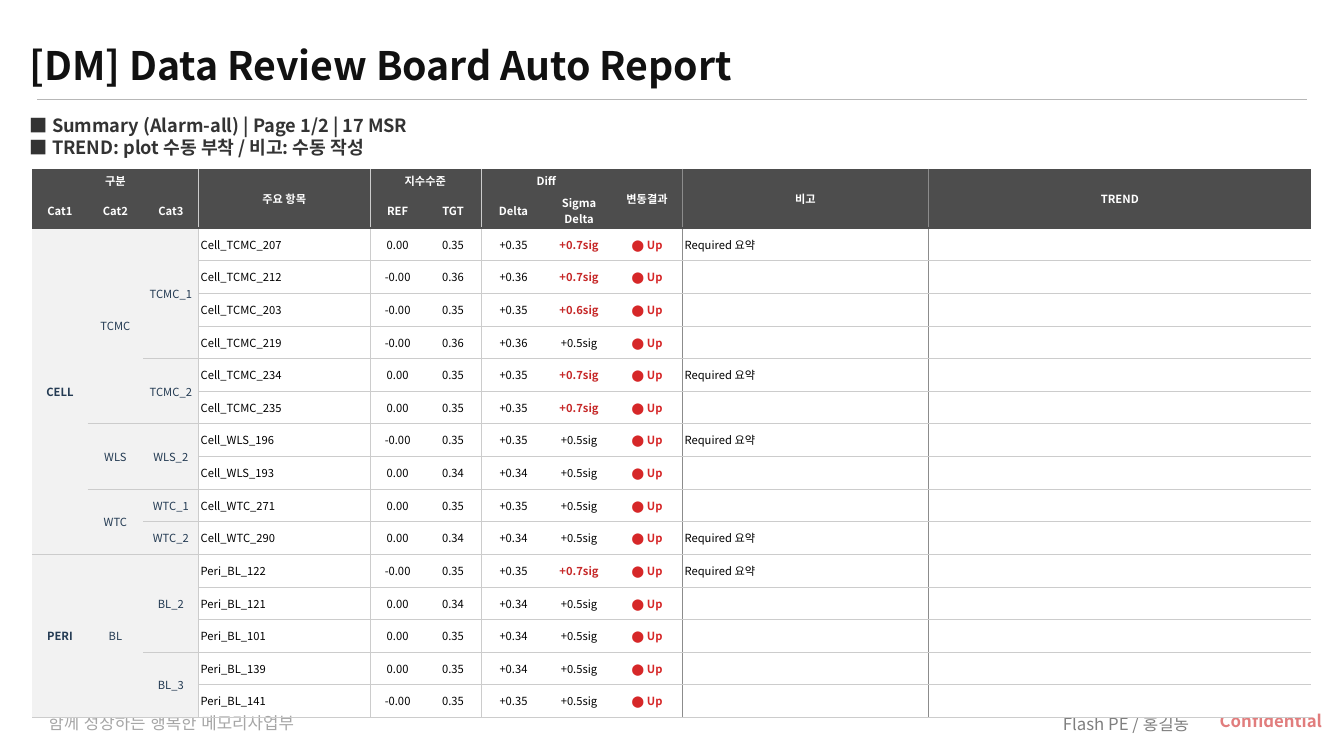
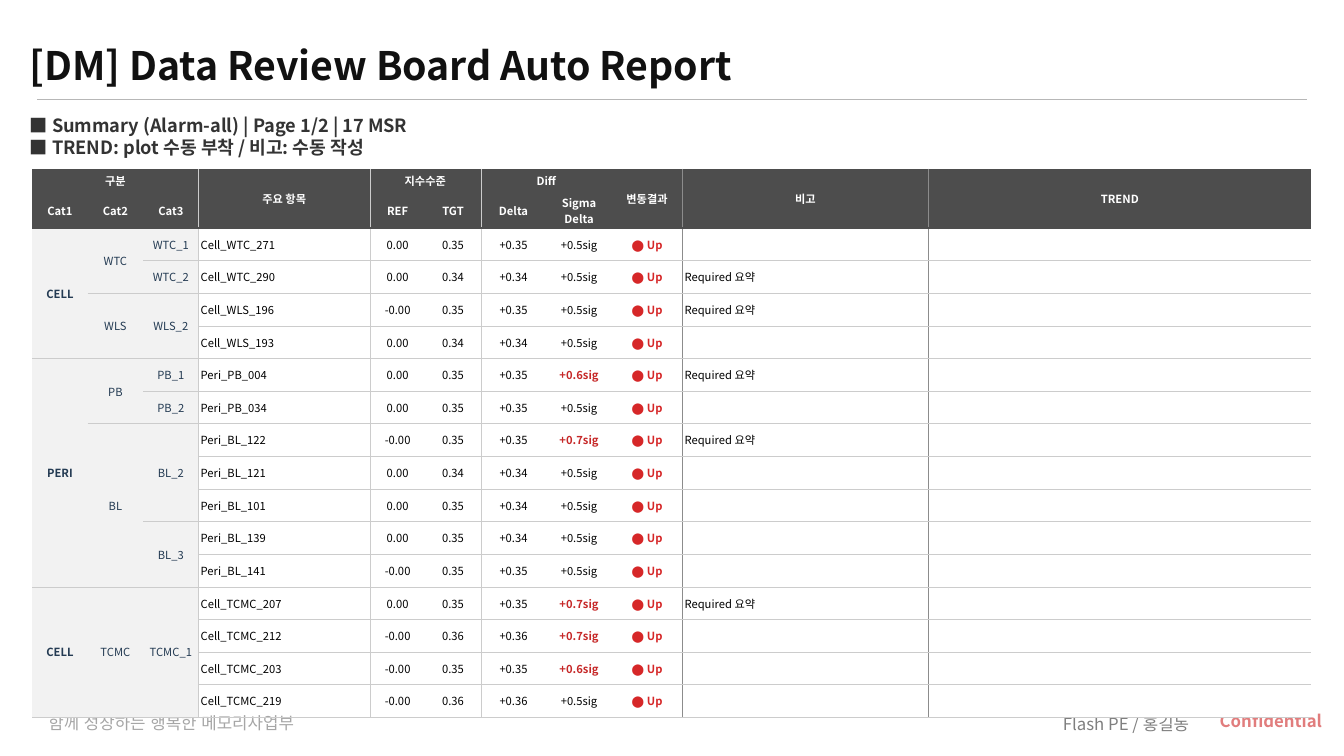
Before and after one commit to parktj4264/DRB-Code, a slide deck: slide 4 of output/sigma_summary_latest.pptx. Drawn at 1344x756 pixels with LibreOffice and Linux fonts; fonts in the diff are those of the drawing; background and template pictures are left out. Boxes give left, top, right and bottom in pixels: in the first picture for what was removed or moved away, otherwise in the second. Text is boxed around its words. In the diff, an @@ line names an element or a change of style, - is before the commit and + after.

```diff
--- a/output/sigma_summary_latest.pptx
+++ b/output/sigma_summary_latest.pptx
@@ table at [32,169,1312,712] @@
+row 3: CELL | WTC | WTC_1 | Cell_WTC_271 | 0.00 | 0.35 | +0.35 | +0.5sig | ⬤ Up |  | 
+row 4:  |  | WTC_2 | Cell_WTC_290 | 0.00 | 0.34 | +0.34 | +0.5sig | ⬤ Up | Required 요약 | 
+row 5:  | WLS | WLS_2 | Cell_WLS_196 | -0.00 | 0.35 | +0.35 | +0.5sig | ⬤ Up | Required 요약 | 
+row 6:  |  |  | Cell_WLS_193 | 0.00 | 0.34 | +0.34 | +0.5sig | ⬤ Up |  | 
+row 7: PERI | PB | PB_1 | Peri_PB_004 | 0.00 | 0.35 | +0.35 | +0.6sig | ⬤ Up | Required 요약 | 
+row 8:  |  | PB_2 | Peri_PB_034 | 0.00 | 0.35 | +0.35 | +0.5sig | ⬤ Up |  | 
+row 9:  | BL | BL_2 | Peri_BL_122 | -0.00 | 0.35 | +0.35 | +0.7sig | ⬤ Up | Required 요약 | 
+row 10:  |  |  | Peri_BL_121 | 0.00 | 0.34 | +0.34 | +0.5sig | ⬤ Up |  | 
+row 11:  |  |  | Peri_BL_101 | 0.00 | 0.35 | +0.34 | +0.5sig | ⬤ Up |  | 
+row 12:  |  | BL_3 | Peri_BL_139 | 0.00 | 0.35 | +0.34 | +0.5sig | ⬤ Up |  | 
+row 13:  |  |  | Peri_BL_141 | -0.00 | 0.35 | +0.35 | +0.5sig | ⬤ Up |  | 
-row 7:  |  | TCMC_2 | Cell_TCMC_234 | 0.00 | 0.35 | +0.35 | +0.7sig | ⬤ Up | Required 요약 | 
-row 8:  |  |  | Cell_TCMC_235 | 0.00 | 0.35 | +0.35 | +0.7sig | ⬤ Up |  | 
-row 9:  | WLS | WLS_2 | Cell_WLS_196 | -0.00 | 0.35 | +0.35 | +0.5sig | ⬤ Up | Required 요약 | 
-row 10:  |  |  | Cell_WLS_193 | 0.00 | 0.34 | +0.34 | +0.5sig | ⬤ Up |  | 
-row 11:  | WTC | WTC_1 | Cell_WTC_271 | 0.00 | 0.35 | +0.35 | +0.5sig | ⬤ Up |  | 
-row 12:  |  | WTC_2 | Cell_WTC_290 | 0.00 | 0.34 | +0.34 | +0.5sig | ⬤ Up | Required 요약 | 
-row 13: PERI | BL | BL_2 | Peri_BL_122 | -0.00 | 0.35 | +0.35 | +0.7sig | ⬤ Up | Required 요약 | 
-row 14:  |  |  | Peri_BL_121 | 0.00 | 0.34 | +0.34 | +0.5sig | ⬤ Up |  | 
-row 15:  |  |  | Peri_BL_101 | 0.00 | 0.35 | +0.34 | +0.5sig | ⬤ Up |  | 
-row 16:  |  | BL_3 | Peri_BL_139 | 0.00 | 0.35 | +0.34 | +0.5sig | ⬤ Up |  | 
-row 17:  |  |  | Peri_BL_141 | -0.00 | 0.35 | +0.35 | +0.5sig | ⬤ Up |  | 
```
Also in this commit, not shown: 4 other slides changed, 20 other files.
